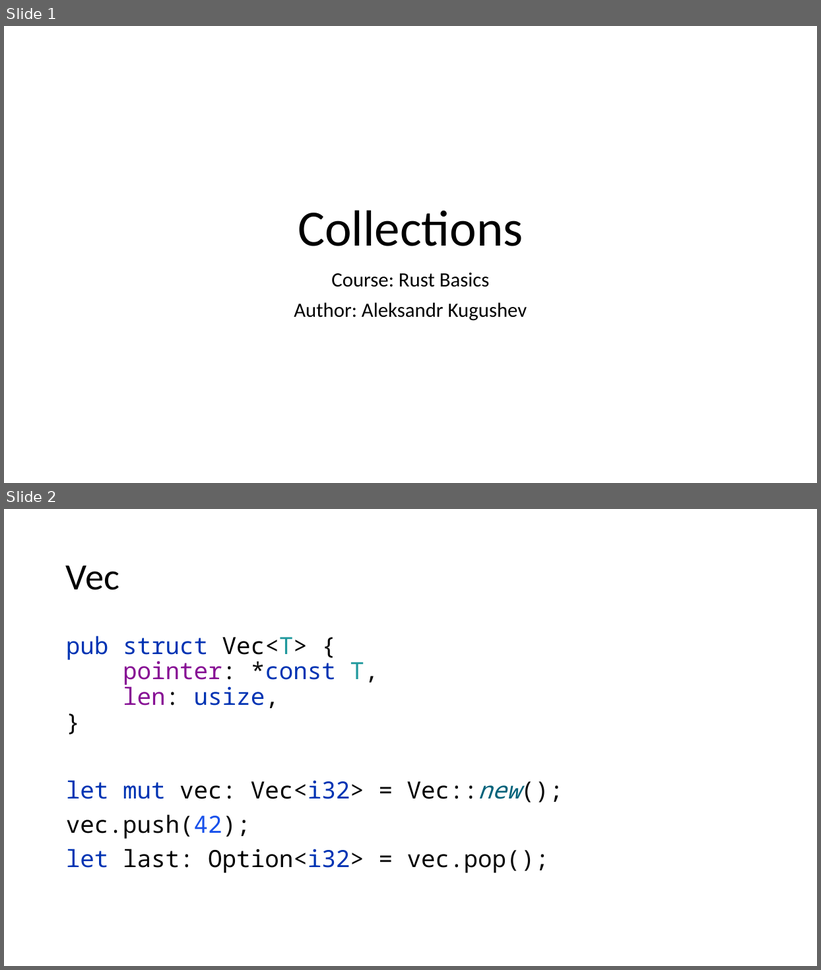
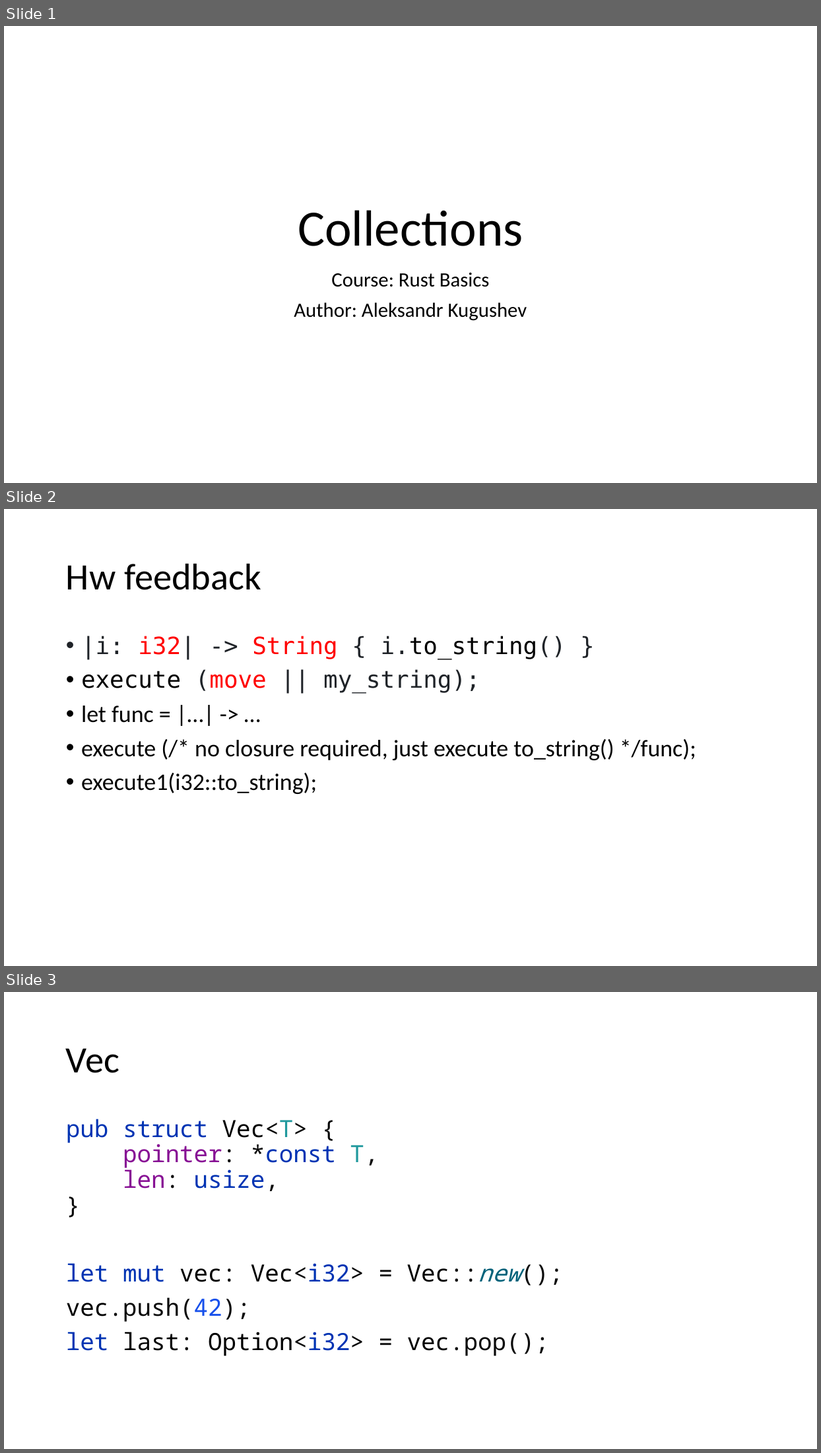
Before and after one commit to kugushev/course-rust-basics, a slide deck: src/09-Collections/09-Collections.pptx. Shown one above the other, each under a label of ours: slides 1 and 2 before the commit, slides 1, 2 and 3 after it. The pictures are 821x970 and 821x1453 pixels, drawn with LibreOffice and Linux fonts; fonts in the diff are those of the drawing. Boxes give left, top, right and bottom in pixels: in the first picture for what was removed or moved away, otherwise in the second. Text is boxed around its words. In the diff, an @@ line names an element or a change of style, - is before the commit and + after.

```diff
--- a/src/09-Collections/09-Collections.pptx
+++ b/src/09-Collections/09-Collections.pptx
@@ slide 2 added at bbox=[4, 509, 817, 966], background #FFFFFF @@
@@ title added at bbox=[66, 563, 261, 590], 44 pt, text #000000 @@
+Hw feedback
@@ text added at bbox=[81, 636, 696, 794], 28 pt, text #000000 @@
+• |i: i32| -> String { i.to_string() }
+• execute (move || my_string);
+• let func = |…| -> …
+• execute (/* no closure required, just execute to_string() */func);
+• execute1(i32::to_string);
@@ what was slide 2 is now slide 3 @@
```
Also in this commit, not shown: 2 slides changed, 1 other slide added, 1 slide removed, 2 other files.
